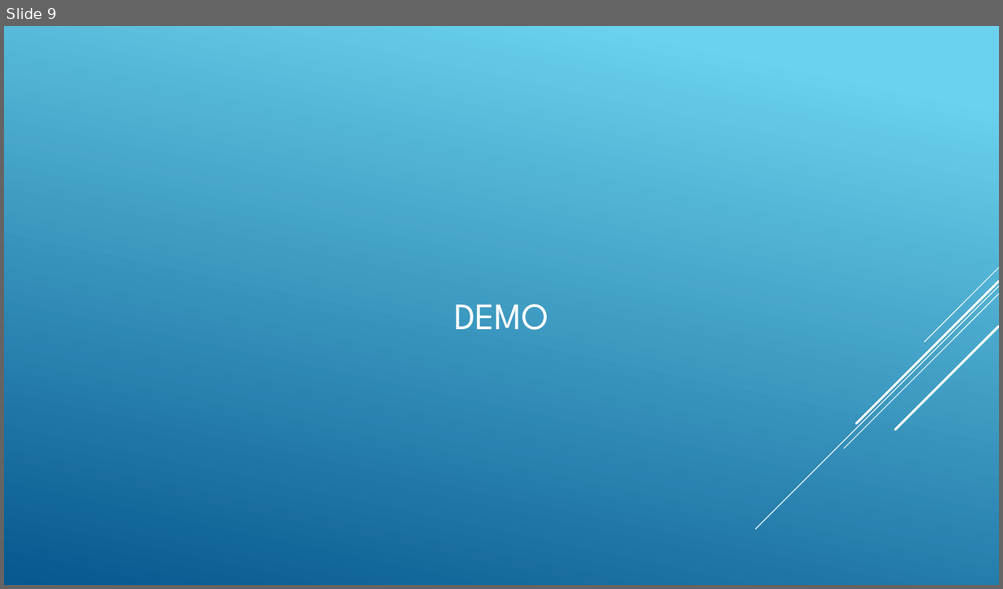
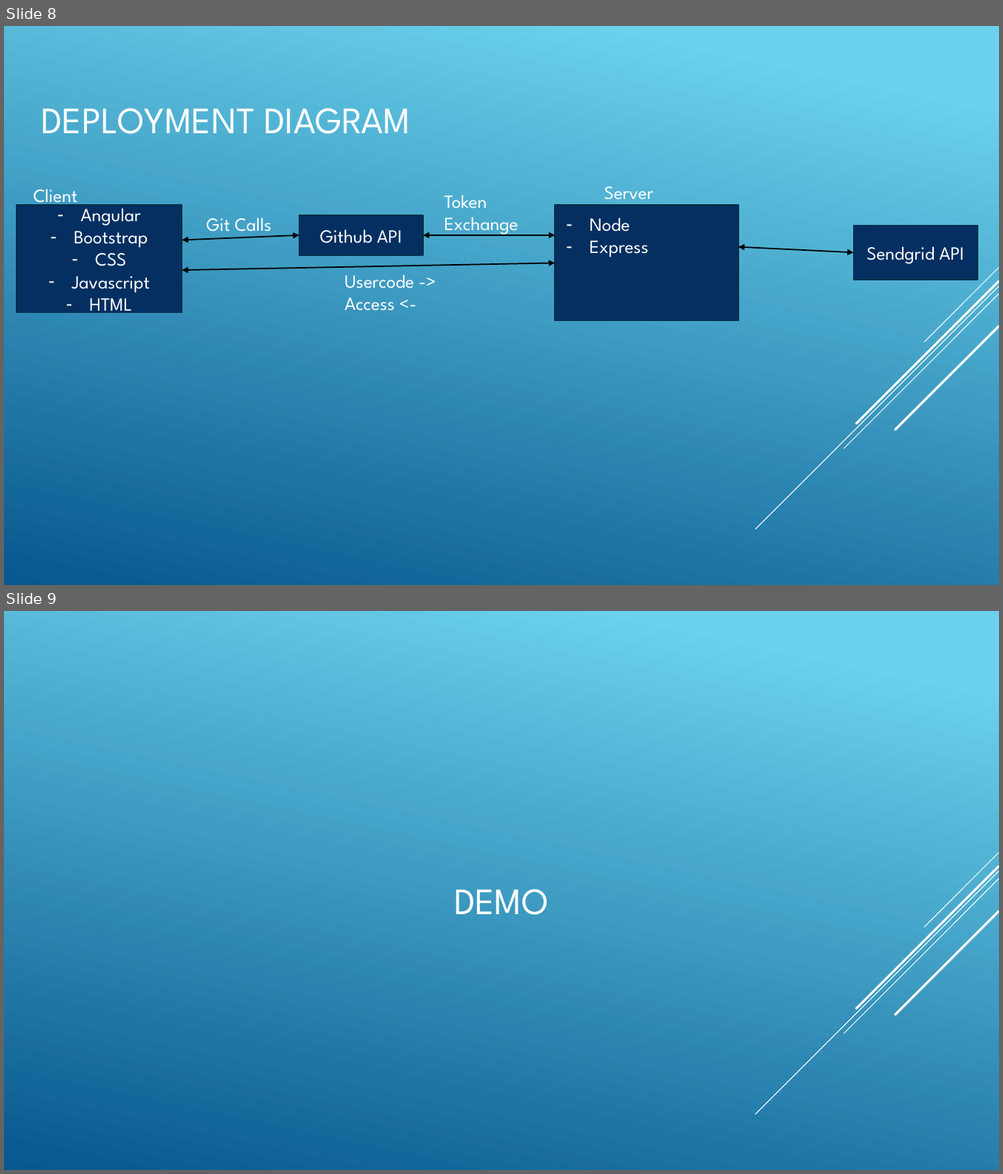
Before and after one commit to kayelst/CA_BAPAutomatisering, a slide deck: Cloud Applications.pptx. Shown one above the other, each under a label of ours: slide 9 before the commit, slides 8 and 9 after it. The pictures are 1003x589 and 1003x1174 pixels, drawn with LibreOffice and Linux fonts; fonts in the diff are those of the drawing. Boxes give left, top, right and bottom in pixels: in the first picture for what was removed or moved away, otherwise in the second. Text is boxed around its words. In the diff, an @@ line names an element or a change of style, - is before the commit and + after.

```diff
--- a/Cloud Applications.pptx
+++ b/Cloud Applications.pptx
@@ slide 8 added at box(4, 26, 999, 585), background gradient #6ED2EB to #06588E; not listed: 5 template elements that a slide beside it also shows @@
@@ title added at box(41, 108, 410, 134), 36 pt, text #FFFFFF @@
+DEPLOYMENT DIAGRAM
@@ text added at box(34, 189, 78, 208), 18 pt, text #FFFFFF @@
+Client
@@ text added at box(444, 195, 518, 236), 18 pt, text #FFFFFF @@
+Token
+Exchange
@@ text added at box(604, 187, 654, 206), 18 pt, text #FFFFFF @@
+Server
@@ rectangle added at box(17, 205, 182, 312), fill #052F61, outline #043148 1.25 pt, 18 pt, text #FFFFFF @@
+– Angular
+– Bootstrap
+– CSS
+– Javascript
+– HTML
@@ text added at box(206, 218, 272, 237), 18 pt, text #FFFFFF @@
+Git Calls
@@ rectangle added at box(299, 215, 423, 256), fill #052F61, outline #043148 1.25 pt, 18 pt, text #FFFFFF @@
+Github API
@@ rectangle added at box(555, 205, 738, 321), fill #052F61, outline #043148 1.25 pt @@
@@ text added at box(589, 218, 649, 258), 18 pt, text #FFFFFF @@
+– Node
+– Express
@@ rectangle added at box(853, 225, 977, 280), fill #052F61, outline #043148 1.25 pt, 18 pt, text #FFFFFF @@
+Sendgrid API
@@ double arrow added from (182, 240) to (299, 235), #000000 1.25 pt @@
@@ double arrow added from (423, 235) to (555, 235), #000000 1.25 pt @@
@@ double arrow added from (738, 247) to (853, 253), #000000 1.25 pt @@
@@ double arrow added from (182, 270) to (555, 264), #000000 1.25 pt @@
@@ text added at box(344, 275, 414, 311), 18 pt, text #FFFFFF @@
+Usercode ->
+Access <-
```
Also in this commit, not shown: 1 slide removed, 3 other files.
